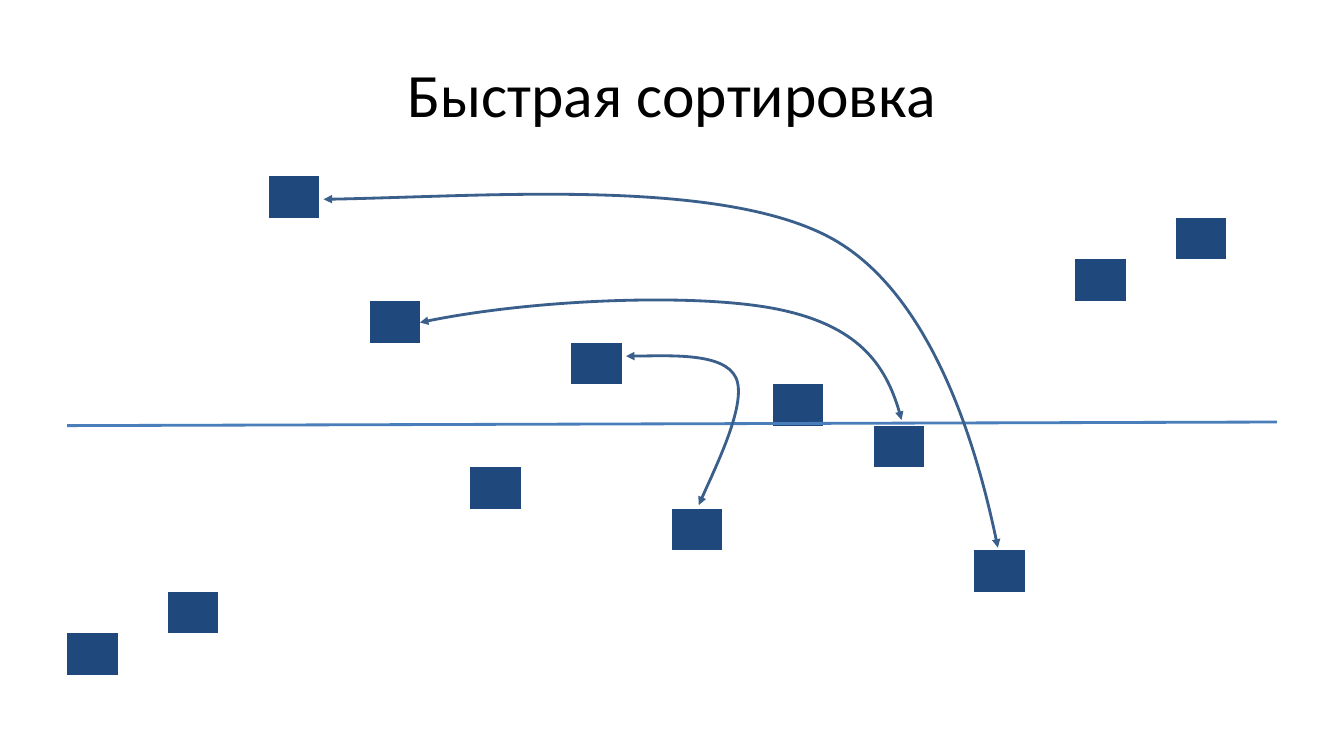
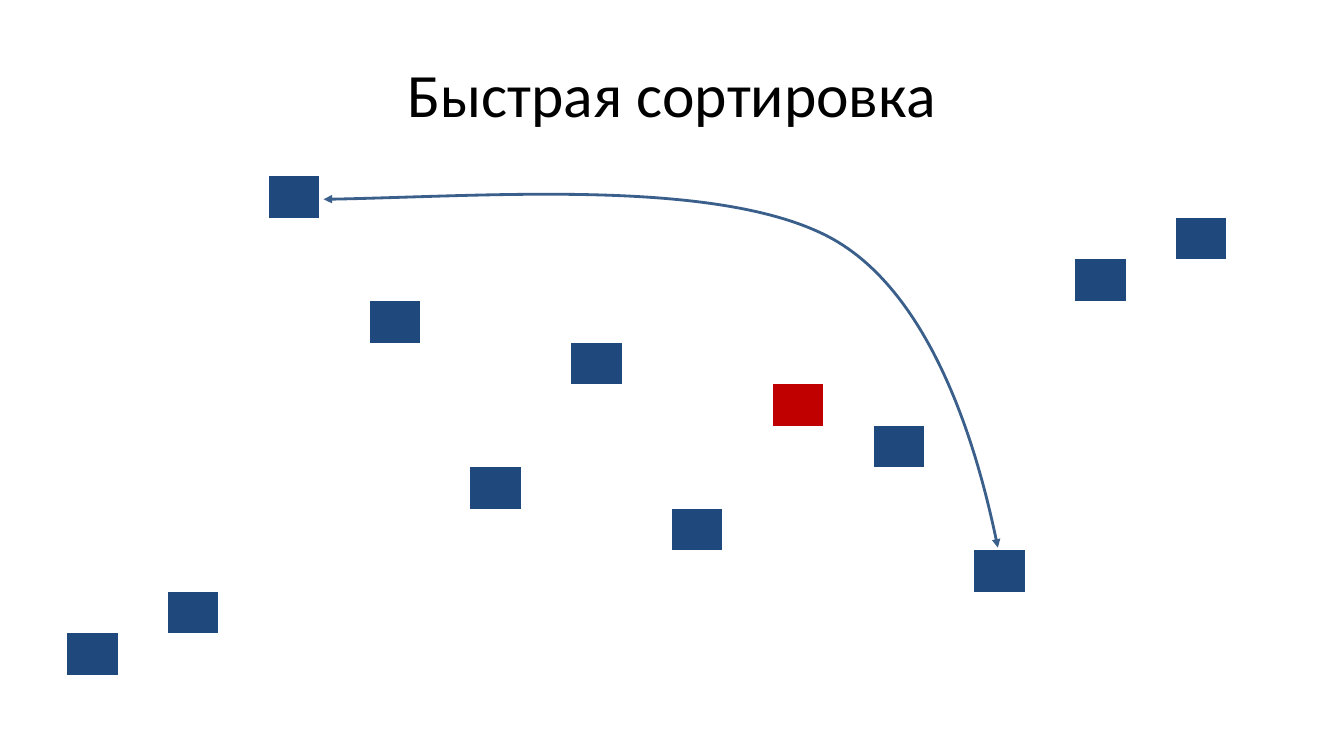
Before and after one commit to Evgueni-Petrov-aka-espetrov/Algorithms-and-Programming-in-C-pptx, a slide deck: slide 86 of 13 Сортировка.pptx. Drawn at 1344x756 pixels with LibreOffice and Linux fonts; fonts in the diff are those of the drawing. Boxes give left, top, right and bottom in pixels: in the first picture for what was removed or moved away, otherwise in the second. Text is boxed around its words. In the diff, an @@ line names an element or a change of style, - is before the commit and + after.

```diff
--- a/13 Сортировка.pptx
+++ b/13 Сортировка.pptx
@@ table at (x1=68, y1=176, x2=1277, y2=676) @@
@@ fill #1F497D to #C00000 in row 6, column 15 @@
@@ freeform shape removed at (x1=420, y1=300, x2=902, y2=420) @@
@@ freeform shape removed at (x1=626, y1=356, x2=738, y2=505) @@
@@ line removed from (68, 425) to (1277, 422) @@
```
Also in this commit, not shown: 8 other slides changed, 1 slide added.
